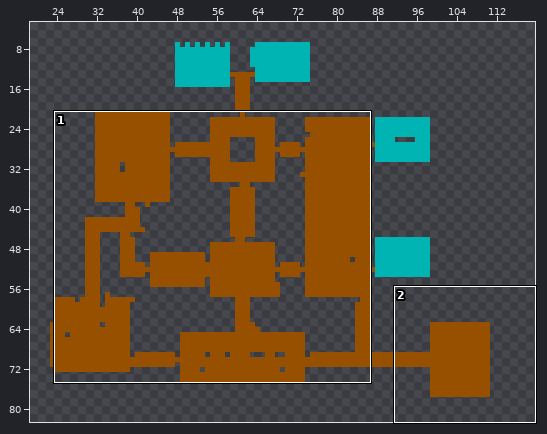
One commit to this sprite sheet: resources/level/FirstFloor.png. Above, an overview of the earlier version with the close-up marked.
Close-up. Before:
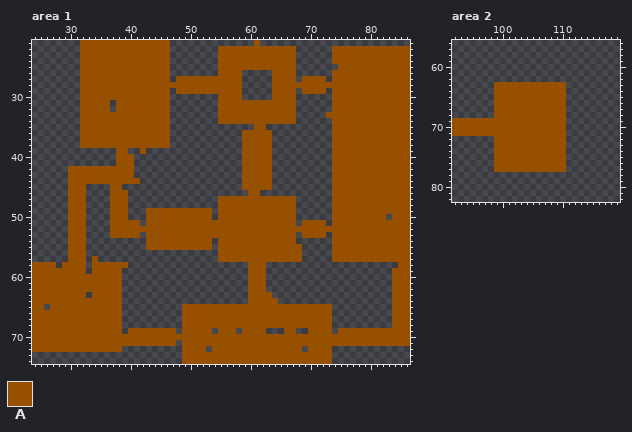
The file is 150x150 pixels. Shown: area 1: x 24..86, y 21..74; area 2: x 92..119, y 56..82. The wide view leaves out empty margins.
Palette (. is transparent): A #965000
Pixels before, area 1 (only the part around the change), first column x 24:
21 ........AAAAAAAAAAAAAAA..............A.........................
22 ........AAAAAAAAAAAAAAA........AAAAAAAAAAAAA......AAAAAAAAAAAAA
23 ........AAAAAAAAAAAAAAA........AAAAAAAAAAAAA......AAAAAAAAAAAAA
24 ........AAAAAAAAAAAAAAA........AAAAAAAAAAAAA......AAAAAAAAAAAAA
25 ........AAAAAAAAAAAAAAA........AAAAAAAAAAAAA.......AAAAAAAAAAAA
26 ........AAAAAAAAAAAAAAA........AAAA.....AAAA......AAAAAAAAAAAAA
27 ........AAAAAAAAAAAAAAA.AAAAAAAAAAA.....AAAA.AAAA.AAAAAAAAAAAAA
28 ........AAAAAAAAAAAAAAAAAAAAAAAAAAA.....AAAAAAAAAAAAAAAAAAAAAAA
29 ........AAAAAAAAAAAAAAA.AAAAAAAAAAA.....AAAA.AAAA.AAAAAAAAAAAAA
30 ........AAAAAAAAAAAAAAA........AAAA.....AAAA......AAAAAAAAAAAAA
31 ........AAAAA.AAAAAAAAA........AAAAAAAAAAAAA......AAAAAAAAAAAAA
32 ........AAAAA.AAAAAAAAA........AAAAAAAAAAAAA......AAAAAAAAAAAAA
33 ........AAAAAAAAAAAAAAA........AAAAAAAAAAAAA.....AAAAAAAAAAAAAA
34 ........AAAAAAAAAAAAAAA........AAAAAAAAAAAAA......AAAAAAAAAAAAA
35 ........AAAAAAAAAAAAAAA..............AA...........AAAAAAAAAAAAA
36 ........AAAAAAAAAAAAAAA............AAAAA..........AAAAAAAAAAAAA
37 ........AAAAAAAAAAAAAAA............AAAAA..........AAAAAAAAAAAAA
38 ........AAAAAAAAAAAAAAA............AAAAA..........AAAAAAAAAAAAA
39 ..............AA..A................AAAAA..........AAAAAAAAAAAAA
40 ..............AAA..................AAAAA..........AAAAAAAAAAAAA
41 ..............AAA..................AAAAA..........AAAAAAAAAAAAA
42 ......AAAAAAAAAAA..................AAAAA..........AAAAAAAAAAAAA
43 ......AAAAAAAAAAA..................AAAAA..........AAAAAAAAAAAAA
44 ......AAAAAAAAAAAA.................AAAAA..........AAAAAAAAAAAAA
45 ......AAA....AA....................AAAAA..........AAAAAAAAAAAAA
46 ......AAA....AAA....................AA............AAAAAAAAAAAAA
47 ......AAA....AAA...............AAAAAAAAAAAAA......AAAAAAAAAAAAA
48 ......AAA....AAA...............AAAAAAAAAAAAA......AAAAAAAAAAAAA
49 ......AAA....AAA...AAAAAAAAAAA.AAAAAAAAAAAAA......AAAAAAAAAAAAA
50 ......AAA....AAA...AAAAAAAAAAA.AAAAAAAAAAAAA......AAAAAAAAA.AAA
51 ......AAA....AAAAA.AAAAAAAAAAAAAAAAAAAAAAAAA.AAAA.AAAAAAAAAAAAA
52 ......AAA....AAAAAAAAAAAAAAAAAAAAAAAAAAAAAAAAAAAAAAAAAAAAAAAAAA
53 ......AAA....AAAAA.AAAAAAAAAAAAAAAAAAAAAAAAA.AAAA.AAAAAAAAAAAAA
54 ......AAA..........AAAAAAAAAAA.AAAAAAAAAAAAA......AAAAAAAAAAAAA
55 ......AAA..........AAAAAAAAAAA.AAAAAAAAAAAAAA.....AAAAAAAAAAAAA
56 ......AAA......................AAAAAAAAAAAAAA.....AAAAAAAAAAAAA
57 ......AAA.A....................AAAAAAAAAAAAAA.....AAAAAAAAAAAAA
58 AAAA.AAAA.AAAAAA....................AAA......................AA
59 AAAAAAAAA.AAAAA.....................AAA.....................AAA
60 AAAAAAAAAAAAAAA.....................AAA.....................AAA
61 AAAAAAAAAAAAAAA.....................AAA.....................AAA
62 AAAAAAAAAAAAAAA.....................AAA.....................AAA
63 AAAAAAAAA.AAAAA.....................AAAA....................AAA
64 AAAAAAAAAAAAAAA.....................AAAAA...................AAA
65 AA.AAAAAAAAAAAA..........AAAAAAAAAAAAAAAAAAAAAAAAA..........AAA
66 AAAAAAAAAAAAAAA..........AAAAAAAAAAAAAAAAAAAAAAAAA..........AAA
67 AAAAAAAAAAAAAAA..........AAAAAAAAAAAAAAAAAAAAAAAAA..........AAA
68 AAAAAAAAAAAAAAA..........AAAAAAAAAAAAAAAAAAAAAAAAA..........AAA
69 AAAAAAAAAAAAAAA.AAAAAAAA.AAAAA.AAA.AAAA...AA..AAAA.AAAAAAAAAAAA
70 AAAAAAAAAAAAAAAAAAAAAAAAAAAAAAAAAAAAAAAAAAAAAAAAAAAAAAAAAAAAAAA
71 AAAAAAAAAAAAAAAAAAAAAAAA.AAAAAAAAAAAAAAAAAAAAAAAAAAAAAAAAAAAAAA
72 AAAAAAAAAAAAAAA..........AAAA.AAAAAAAAAAAAAAA.AAAA.............
73 .........................AAAAAAAAAAAAAAAAAAAAAAAAA.............
74 .........................AAAAAAAAAAAAAAAAAAAAAAAAA.............
Pixels before, area 2, first column x 92:
63 .......AAAAAAAAAAAA
64 .......AAAAAAAAAAAA
65 .......AAAAAAAAAAAA
66 .......AAAAAAAAAAAA
67 .......AAAAAAAAAAAA
68 .......AAAAAAAAAAAA
69 AAAAAAAAAAAAAAAAAAA
70 AAAAAAAAAAAAAAAAAAA
71 AAAAAAAAAAAAAAAAAAA
72 .......AAAAAAAAAAAA
73 .......AAAAAAAAAAAA
74 .......AAAAAAAAAAAA
75 .......AAAAAAAAAAAA
76 .......AAAAAAAAAAAA
77 .......AAAAAAAAAAAA
The result:
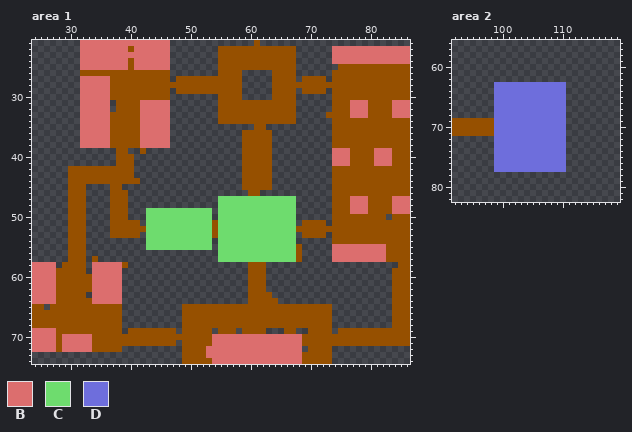
Colours new in this view: B #dc6e6e  C #6edc6e  D #6e6edc
The commit says: FLOOR COLOR CODES
From old to new:
Changed rows in their new state; - is an unchanged pixel.
Area 1:
first column x 32:
21 BBBBBBBBBBBBBBB----------------------------------------
22 BBBBBBBB-BBBBBB---------------------------BBBBBBBBBBBBB
23 BBBBBBBBBBBBBBB---------------------------BBBBBBBBBBBBB
24 BBBBBBBB-BBBBBB---------------------------BBBBBBBBBBBBB
25 BBBBBBBB-BBBBBB----------------------------------------
27 BBBBB--------------------------------------------------
28 BBBBB--------------------------------------------------
29 BBBBB--------------------------------------------------
30 BBBBB--------------------------------------------------
31 BBBBB-----BBBBB------------------------------BBB----BBB
32 BBBBB-----BBBBB------------------------------BBB----BBB
33 BBBBB-----BBBBB------------------------------BBB----BBB
34 BBBBB-----BBBBB----------------------------------------
35 BBBBB-----BBBBB----------------------------------------
36 BBBBB-----BBBBB----------------------------------------
37 BBBBB-----BBBBB----------------------------------------
38 BBBBB-----BBBBB----------------------------------------
39 ------------------------------------------BBB----BBB---
40 ------------------------------------------BBB----BBB---
41 ------------------------------------------BBB----BBB---
first column x 24:
47 -------------------------------CCCCCCCCCCCCC---------BBB----BBB
48 -------------------------------CCCCCCCCCCCCC---------BBB----BBB
49 -------------------CCCCCCCCCCC-CCCCCCCCCCCCC---------BBB----BBB
50 -------------------CCCCCCCCCCC-CCCCCCCCCCCCC-------------------
51 -------------------CCCCCCCCCCC-CCCCCCCCCCCCC-------------------
52 -------------------CCCCCCCCCCC-CCCCCCCCCCCCC-------------------
53 -------------------CCCCCCCCCCC-CCCCCCCCCCCCC-------------------
54 -------------------CCCCCCCCCCC-CCCCCCCCCCCCC-------------------
55 -------------------CCCCCCCCCCC-CCCCCCCCCCCCC------BBBBBBBBB----
56 -------------------------------CCCCCCCCCCCCC------BBBBBBBBB----
57 -------------------------------CCCCCCCCCCCCC------BBBBBBBBB----
58 BBBB------BBBBB------------------------------------------------
59 BBBB------BBBBB------------------------------------------------
60 BBBB------BBBBB------------------------------------------------
61 BBBB------BBBBB------------------------------------------------
62 BBBB------BBBBB------------------------------------------------
63 BBBB------BBBBB------------------------------------------------
64 BBBB------BBBBB------------------------------------------------
first column x 24:
69 BBBB-----------------------------------------
70 BBBB-BBBBB--------------------BBBBBBBBBBBBBBB
71 BBBB-BBBBB--------------------BBBBBBBBBBBBBBB
72 BBBB-BBBBB-------------------BBBBBBBBBBBBBBBB
73 -----------------------------BBBBBBBBBBBBBBBB
74 ------------------------------BBBBBBBBBBBBBBB
Area 2:
first column x 99:
63 DDDDDDDDDDDD
64 DDDDDDDDDDDD
65 DDDDDDDDDDDD
66 DDDDDDDDDDDD
67 DDDDDDDDDDDD
68 DDDDDDDDDDDD
69 DDDDDDDDDDDD
70 DDDDDDDDDDDD
71 DDDDDDDDDDDD
72 DDDDDDDDDDDD
73 DDDDDDDDDDDD
74 DDDDDDDDDDDD
75 DDDDDDDDDDDD
76 DDDDDDDDDDDD
77 DDDDDDDDDDDD
